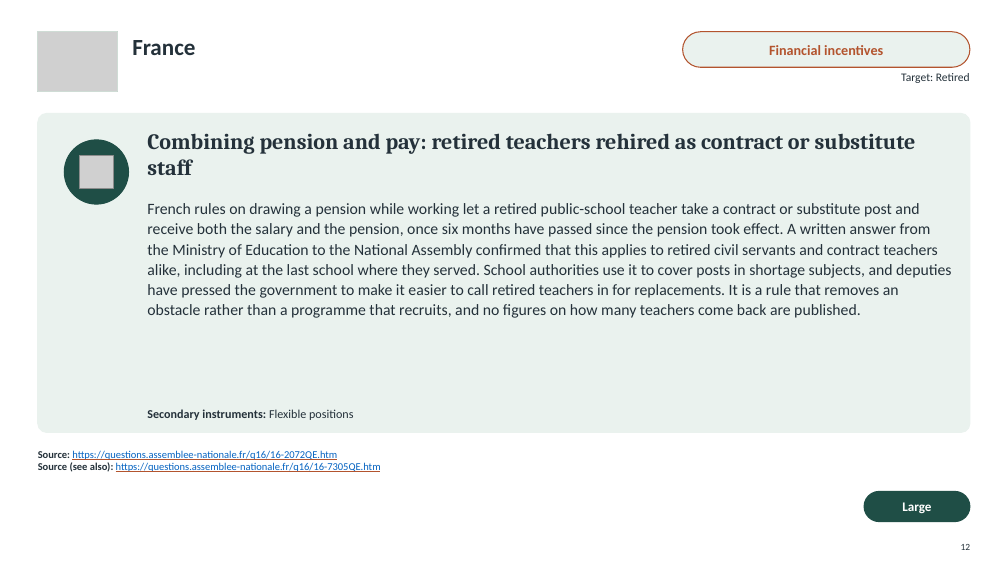
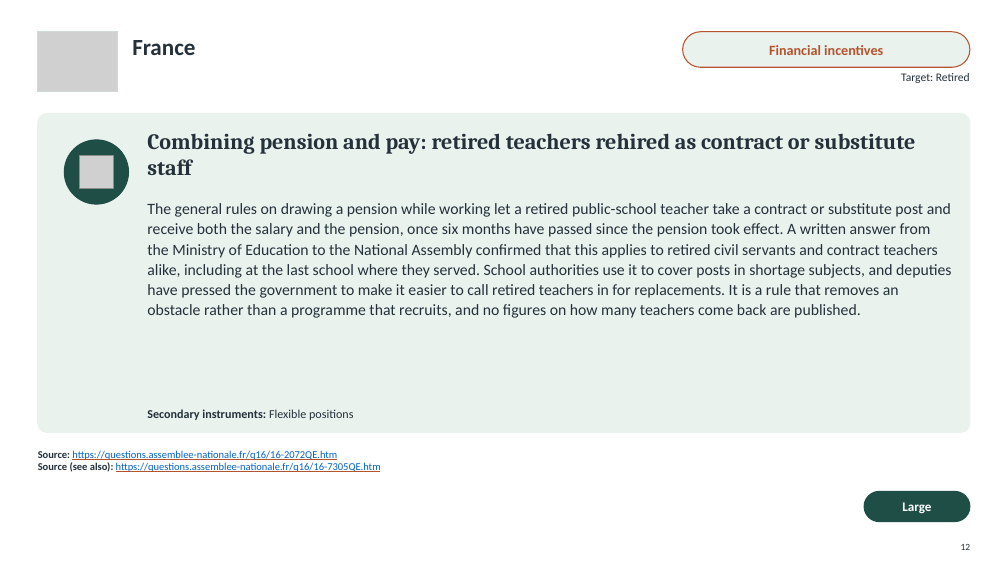
Before and after one commit to jedr1-ship-it/Alternative-Pathways----Quant, a slide deck: slide 12 of policies/Re-attracting_Former_Teachers.pptx. Drawn at 1008x567 pixels with LibreOffice and Linux fonts; fonts in the diff are those of the drawing; grey boxes stand for pictures. Boxes give left, top, right and bottom in pixels: in the first picture for what was removed or moved away, otherwise in the second. Text is boxed around its words. In the diff, an @@ line names an element or a change of style, - is before the commit and + after.

```diff
--- a/policies/Re-attracting_Former_Teachers.pptx
+++ b/policies/Re-attracting_Former_Teachers.pptx
@@ text at bbox=[147, 203, 951, 318]: text changed @@
-French rules on drawing a pension while working let a retired public-school teacher take a contract or substitute post and receive both the salary and the pension, once six months have passed since the pension took effect. A written answer from the Ministry of Education to the National Assembly confirmed that this applies to retired civil servants and contract teachers alike, including at the last school where they served. School authorities use it to cover posts in shortage subjects, and deputies have pressed the government to make it easier to call retired teachers in for replacements. It is a rule that removes an obstacle rather than a programme that recruits, and no figures on how many teachers come back are published.
+The general rules on drawing a pension while working let a retired public-school teacher take a contract or substitute post and receive both the salary and the pension, once six months have passed since the pension took effect. A written answer from the Ministry of Education to the National Assembly confirmed that this applies to retired civil servants and contract teachers alike, including at the last school where they served. School authorities use it to cover posts in shortage subjects, and deputies have pressed the government to make it easier to call retired teachers in for replacements. It is a rule that removes an obstacle rather than a programme that recruits, and no figures on how many teachers come back are published.
```
Also in this commit, not shown: 27 other slides changed, 2 other files.
